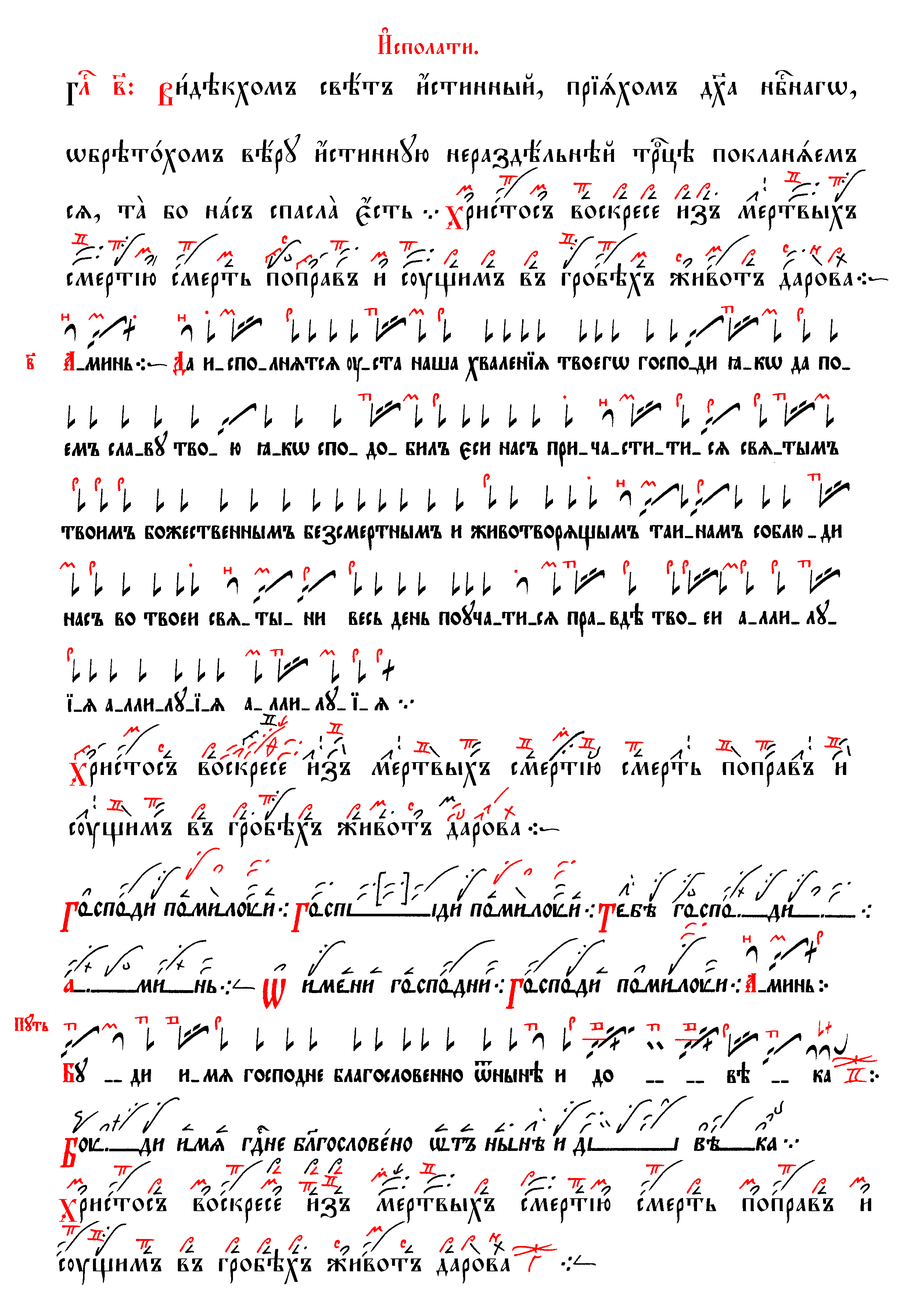
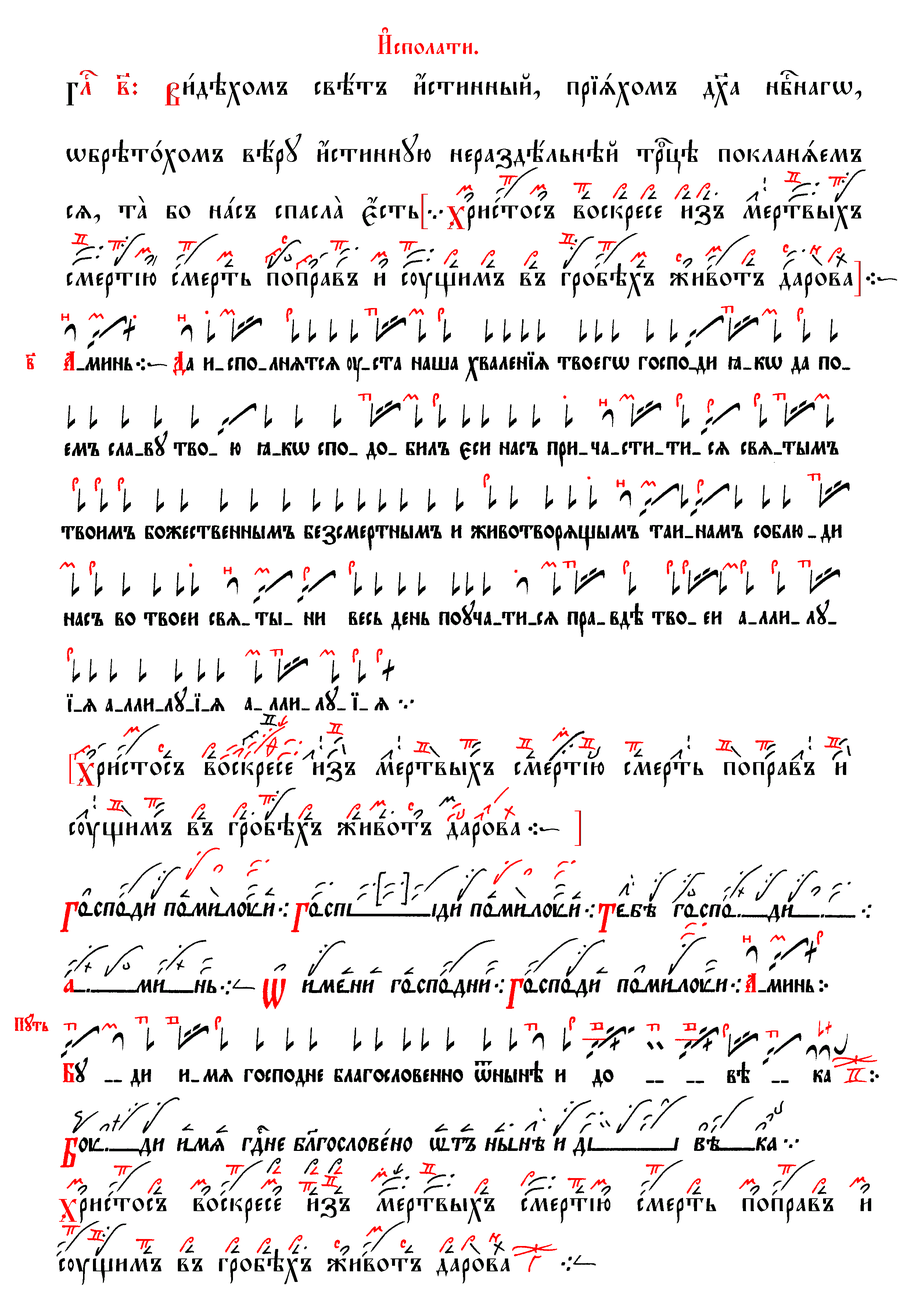
Layered file, before and after one edit (923x1304). Changes by layer:
renamed "Христосъ воскресе изъ мертвыхъ..." to "[Христосъ воскресе изъ мертвых...", painted on it over [69, 754, 846, 850]
renamed "Глc в7: Ви1дэкхомъ свётъ и4сти..." to "Глc в7: Ви1дэхомъ свётъ и4стин...", painted on it over [66, 70, 861, 300]
painted on "Чернила" over [179, 209, 897, 991]
